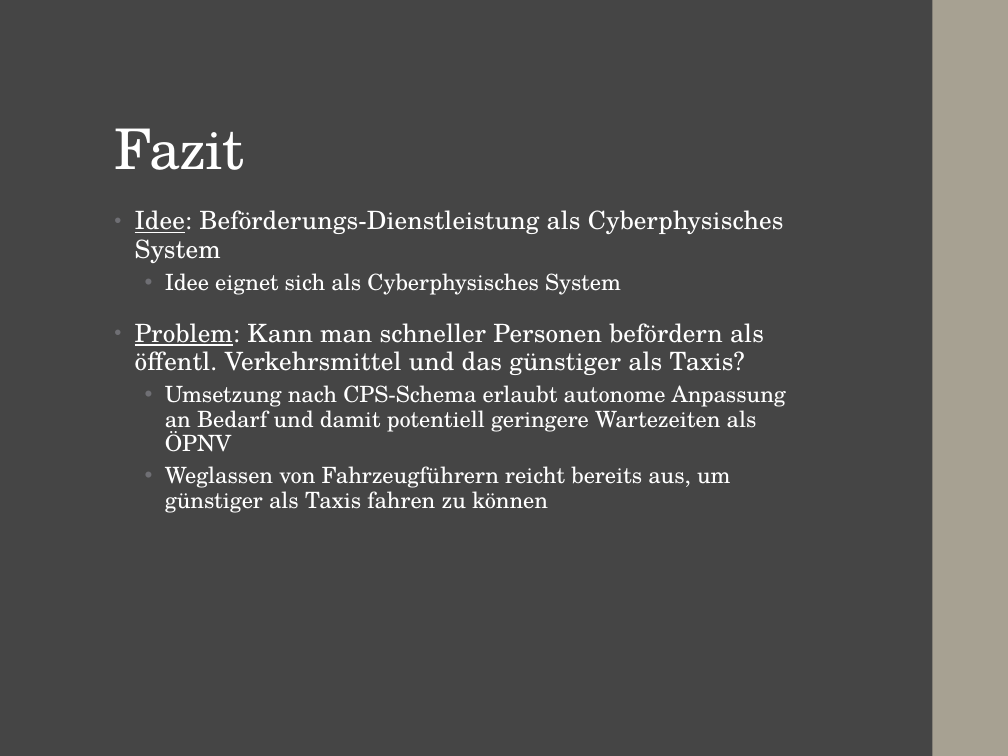
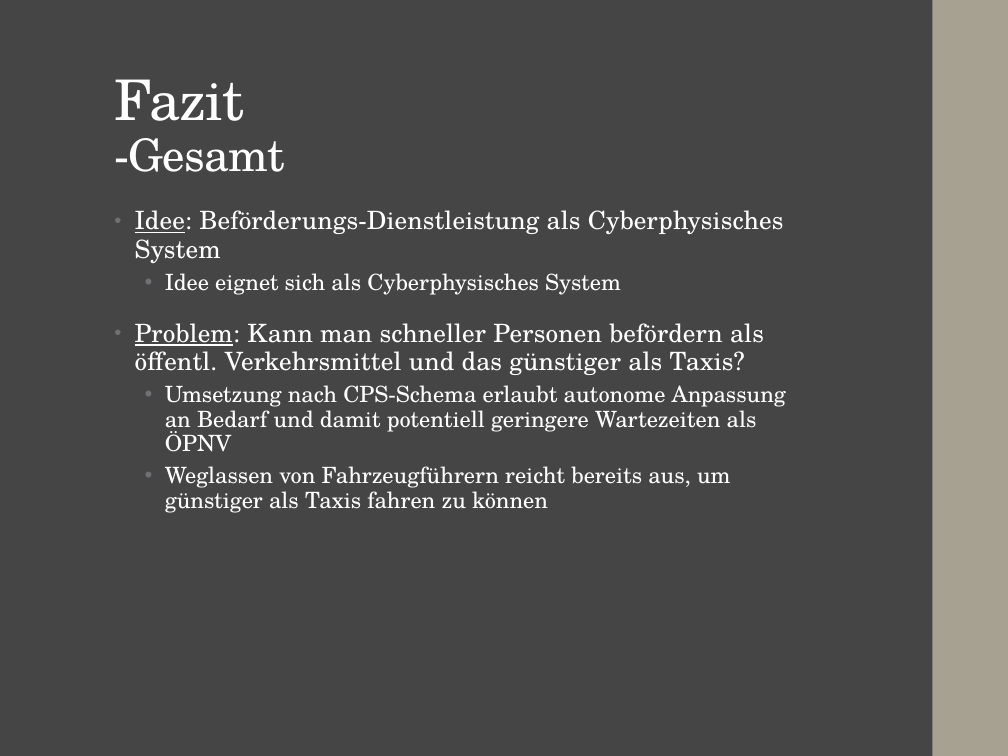
Before and after one commit to Finnfj/BTI-CPS, a slide deck: slide 33 of doc/Präsentation.pptx. Drawn at 1008x756 pixels with LibreOffice and Linux fonts; fonts in the diff are those of the drawing. Boxes give left, top, right and bottom in pixels: in the first picture for what was removed or moved away, otherwise in the second. Text is boxed around its words. In the diff, an @@ line names an element or a change of style, - is before the commit and + after.

```diff
--- a/doc/Präsentation.pptx
+++ b/doc/Präsentation.pptx
@@ title at (114, 79, 285, 172): text changed; size 40 to 32 pt @@
-Fazit
+Fazit
+-Gesamt
```
Also in this commit, not shown: 8 other slides changed, 59 other files.
